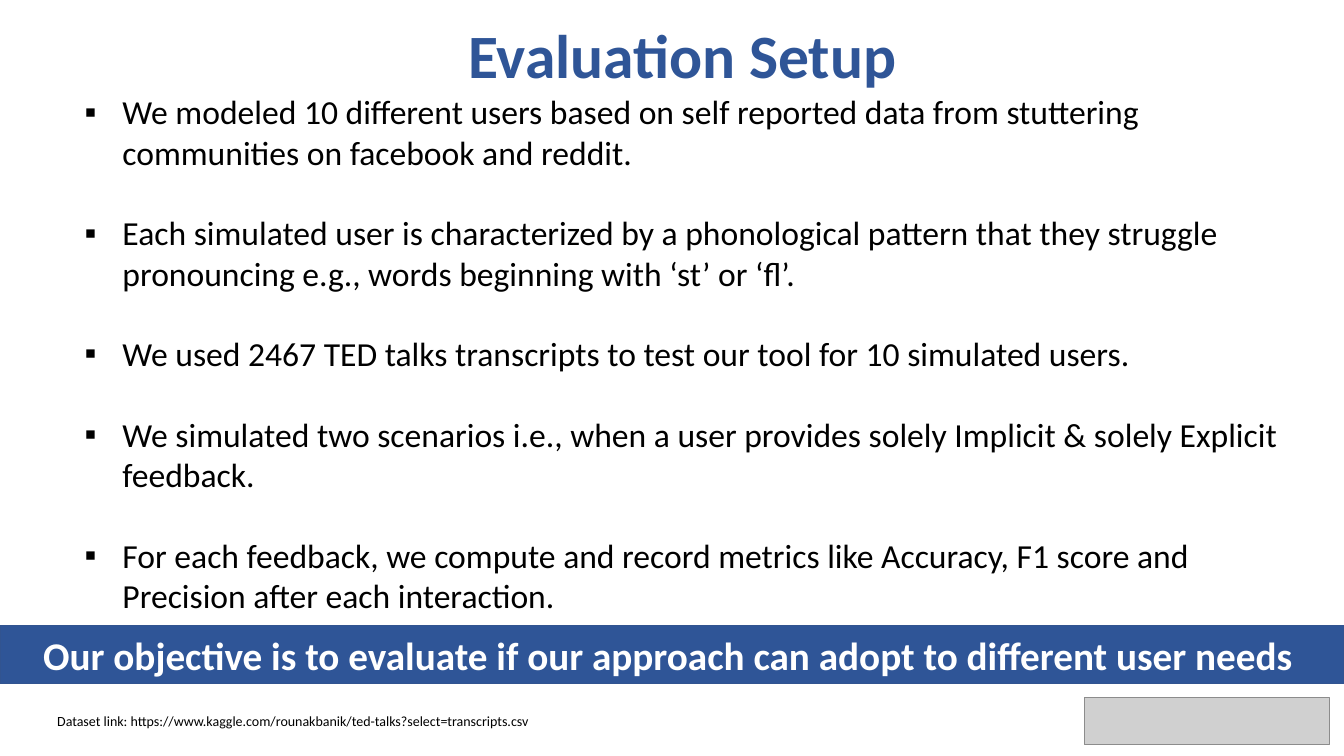
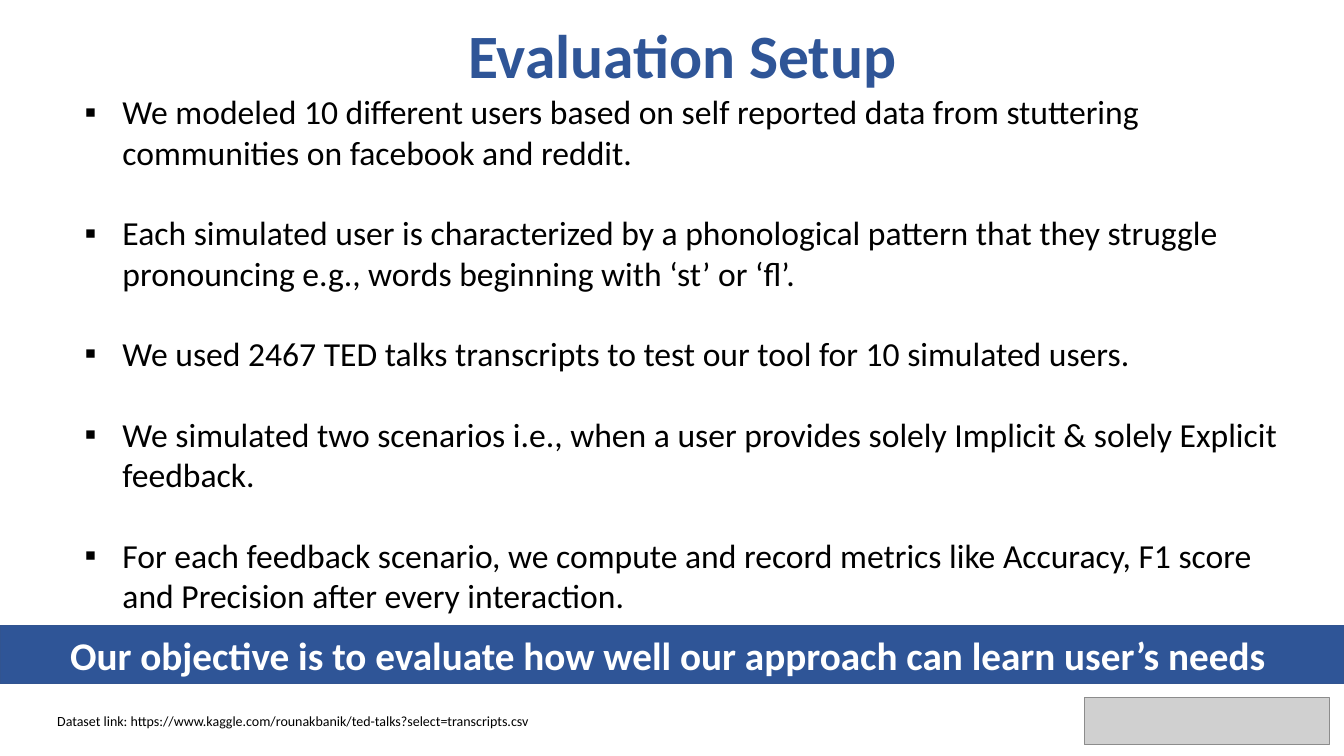
Before and after one commit to bhavyaghai/Fluent, a slide deck: slide 8 of presentation/presentation.pptx (slide 11 before the commit). Drawn at 1344x756 pixels with LibreOffice and Linux fonts; fonts in the diff are those of the drawing; grey boxes stand for pictures. Boxes give left, top, right and bottom in pixels: in the first picture for what was removed or moved away, otherwise in the second. Text is boxed around its words. In the diff, an @@ line names an element or a change of style, - is before the commit and + after.

Commit message:
added presentation

```diff
--- a/presentation/presentation.pptx
+++ b/presentation/presentation.pptx
@@ text at bbox=[122, 544, 1252, 614]: text changed @@
-▪ For each feedback, we compute and record metrics like Accuracy, F1 score and Precision after each interaction.
+▪ For each feedback scenario, we compute and record metrics like Accuracy, F1 score and Precision after every interaction.
@@ text in rectangle at bbox=[70, 641, 1265, 677]: text changed @@
-Our objective is to evaluate if our approach can adopt to different user needs
+Our objective is to evaluate how well our approach can learn user’s needs
```
Also in this commit, not shown: 2 other slides changed, 1 slide added, 5 other files.
